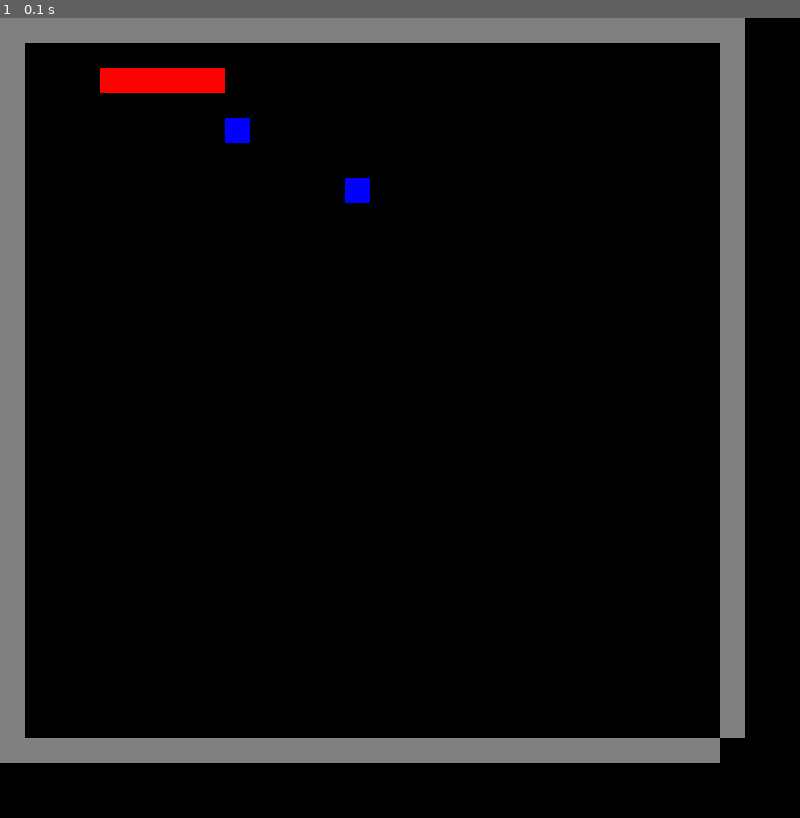
Above: before the commit, frame 1.
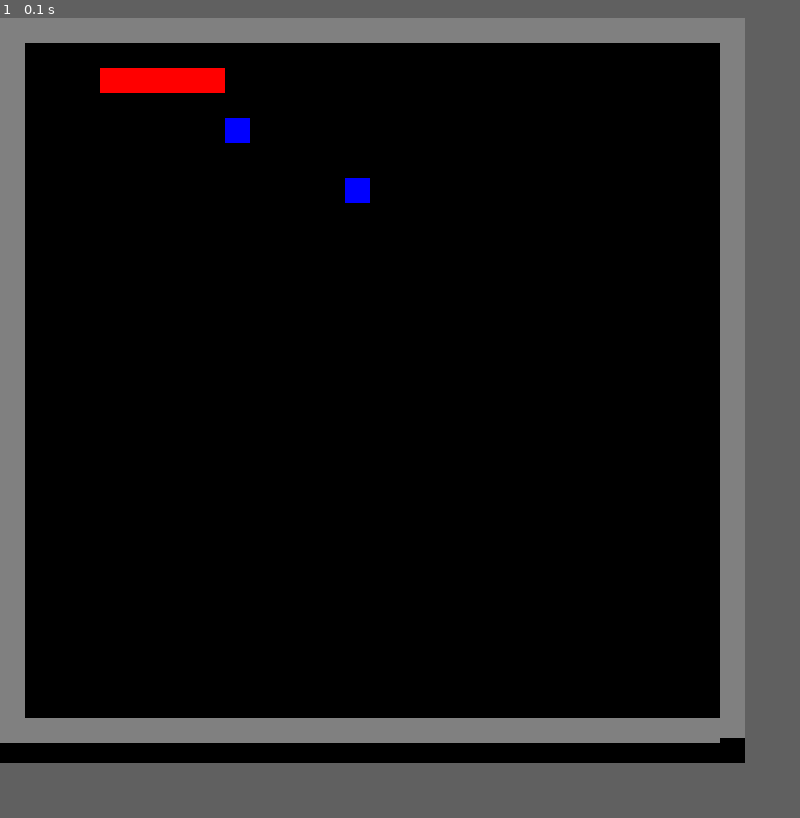
Above: after the commit, the same moment.

Repository: David-pnj/PyGameCarlitosh
Game: pygame game, started from Snake.py
Two runs of this game, one before a commit and one after it. Both use one fixed random seed, a clock stepped at 60 frames per second and the inputs below.
Inputs:
- Up to frame 1 (0.1 s): no input
In our replay, the window is 800x800 before the commit and 745x745 after it. These sizes can differ from the game's own. Grey fills any space a smaller window leaves; there, only what the larger window draws over its background counts as a difference.

The runs differ from the first frame. In frame 1, 4.4% of the frame differs, in the area x 0-90%, y 87-94%.

Commit message:
extrawall

Diff:
--- a/Snake.py
+++ b/Snake.py
@@ -48,34 +48,40 @@
 GREY = (128, 128, 128)
 BLUE = (0, 0, 255)
 screen = pg.display.set_mode((800, 800))
-position = [200, 50]
-amount = 5
-movementDict = {"w": (0, -5), "a": (-5, 0), "s": (0, 5), "d": (5, 0)}
-run = True
-'''posicion x, posicion y,anchura, altura'''
-head = SnakePart(pg.Rect(position[0], position[1], 25, 25))
-body = SnakePart(pg.Rect(position[0] - 25, position[1], 25, 25))
-body1 = SnakePart(pg.Rect(position[0] - 50, position[1], 25, 25))
-body2 = SnakePart(pg.Rect(position[0] - 75, position[1], 25, 25))
-tail = SnakePart(pg.Rect(position[0] - 100, position[1], 25, 25))
-
-wall1 = Wall(pg.Rect(0, 0, 720, 25))
-wall2 = Wall(pg.Rect(0, 0, 25, 720))
-wall3 = Wall(pg.Rect(0, 720, 720, 25))
-wall4 = Wall(pg.Rect(720, 0, 25, 720))
-walls = [wall1, wall2, wall3, wall4]
-consum1Position = [225, 100]
-consum1 = Consumable(pg.Rect(consum1Position[0], consum1Position[1], 25, 25), 1)
-consum2 = Consumable(pg.Rect(consum1Position[0]+120,consum1Position[1]+60,25,25),1)
-consumables=[consum1,consum2]
-"""Añadir un consumable verde que suba el valor del consumable azul por 2"""
-
-
-
-prevPositions = []
-
-snake = [head, body, body1, body2, tail]
-canMove = False
+import sys, random, pygame as pg
+
+pg.init()
+
+"""TO DO: Consumable que aumenta la puntuación de los azules, tener varios azules (opcional) y sonidos para la serpiente y consumables"""
+
+
+class Entity():
+    def __init__(self, rect) -> None:
+        self.rect = rect
+
+    def move_entity(self, screen, position, color):
+        self.rect = pg.Rect(position[0], position[1], 25, 25)
+        pg.draw.rect(screen, color, self.rect)
+
+
+class Consumable(Entity):
+    def __init__(self, rect, points):
+        self.rect = rect
+        self.points = points
+
+    def consumableEffect(self, list, body):
+        newPart = SnakePart(pg.Rect(body.rect.left, body.rect.top, 25, 25))
+        list.append(newPart)
+
+
+class SnakePart(Entity):
+    def __init__(self, rect):
+        super().__init__(rect)
+
+
+class Wall(Entity):
+    def __init__(self, rect):
+        super().__init__(rect)
 
 
 def calculate_pos_consum():
@@ -91,6 +97,55 @@
     if y > 720:
         y = 720
     return [x, y]
+
+
+RED = (255, 0, 0)
+GREY = (128, 128, 128)
+BLUE = (0, 0, 255)
+screen = pg.display.set_mode((745, 745)) #(anchura,altura)
+position = [200, 50]
+amount = 5
+movementDict = {"w": (0, -5), "a": (-5, 0), "s": (0, 5), "d": (5, 0)}
+run = True
+'''posicion x, posicion y,anchura, altura'''
+head = SnakePart(pg.Rect(position[0], position[1], 25, 25))
+body = SnakePart(pg.Rect(position[0] - 25, position[1], 25, 25))
+body1 = SnakePart(pg.Rect(position[0] - 50, position[1], 25, 25))
+body2 = SnakePart(pg.Rect(position[0] - 75, position[1], 25, 25))
+tail = SnakePart(pg.Rect(position[0] - 100, position[1], 25, 25))
+
+wall1 = Wall(pg.Rect(0, 0, 720, 25))
+wall2 = Wall(pg.Rect(0, 0, 25, 720))
+wall3 = Wall(pg.Rect(0, 700, 720, 25))
+wall4 = Wall(pg.Rect(720, 0, 25, 720))
+walls = [wall1, wall2, wall3, wall4]
+consum1Position = [225, 100]
+consum1 = Consumable(pg.Rect(consum1Position[0], consum1Position[1], 25, 25), 1)
+consum2 = Consumable(pg.Rect(consum1Position[0] + 120, consum1Position[1] + 60, 25, 25), 1)
+consumables = [consum1, consum2]
+"""Añadir un consumable verde que suba el valor del consumable azul por 2"""
+
+prevPositions = []
+
+snake = [head, body, body1, body2, tail]
+canMove = False
+
+
+def calculate_pos_consum():
+    x = random.randint(-15, 15) * 25
+    y = random.randint(-15, 15) * 25
+    """se sale algunas veces y por consecuencia aparece demasiado en el borde.
+    Probar las tecnicas de try catch que vienen en las diapos de clase a ver si es mejor."""
+    if x < 0:
+        x = 25
+    if x > 720:
+        x = 720
+    if y < 0:
+        y = 25
+    if y > 720:
+        y = 720
+    return [x, y]
+
 
 while run:
     for event in pg.event.get():
@@ -107,23 +162,23 @@
                     prevPositions.append(position)
                     testRect = pg.Rect(position[0], position[1], 25, 25)
                     """Si toca un consumable, añade 1 pieza a la serpiente. Cambiarlo para que la cantidad de piezas añadidas dependa del atributo points de la clase Consumable"""
-                    collidedConsum=testRect.collidelist(consumables)
+                    collidedConsum = testRect.collidelist(consumables)
                     if collidedConsum != -1:
-                        consumables[collidedConsum].consumableEffect(snake,body)
-                        consum1Position= calculate_pos_consum()
-                        consumables[collidedConsum].rect.left=consum1Position[0] #cambia la pos del consumable tomado
-                        consumables[collidedConsum].rect.top=consum1Position[1]
+                        consumables[collidedConsum].consumableEffect(snake, body)
+                        consum1Position = calculate_pos_consum()
+                        consumables[collidedConsum].rect.left = consum1Position[
+                            0]  # cambia la pos del consumable tomado
+                        consumables[collidedConsum].rect.top = consum1Position[1]
 
                     if testRect.colliderect(consum1.rect):
                         newPart = SnakePart(pg.Rect(body.rect.left, body.rect.top, 25, 25))
                         snake.append(newPart)
                         consum1Position = calculate_pos_consum()
 
-
                     """Mirar que no choque consigo mismo. Collidelist devuelve el index del objeto tocado."""
                     if testRect.collidelist(snake) != -1:
-                            canMove = False
-                            break
+                        canMove = False
+                        break
 
                     snakeAux = snake[:len(snake)]  # todos los elementos menos el último
                     for part in snakeAux:
